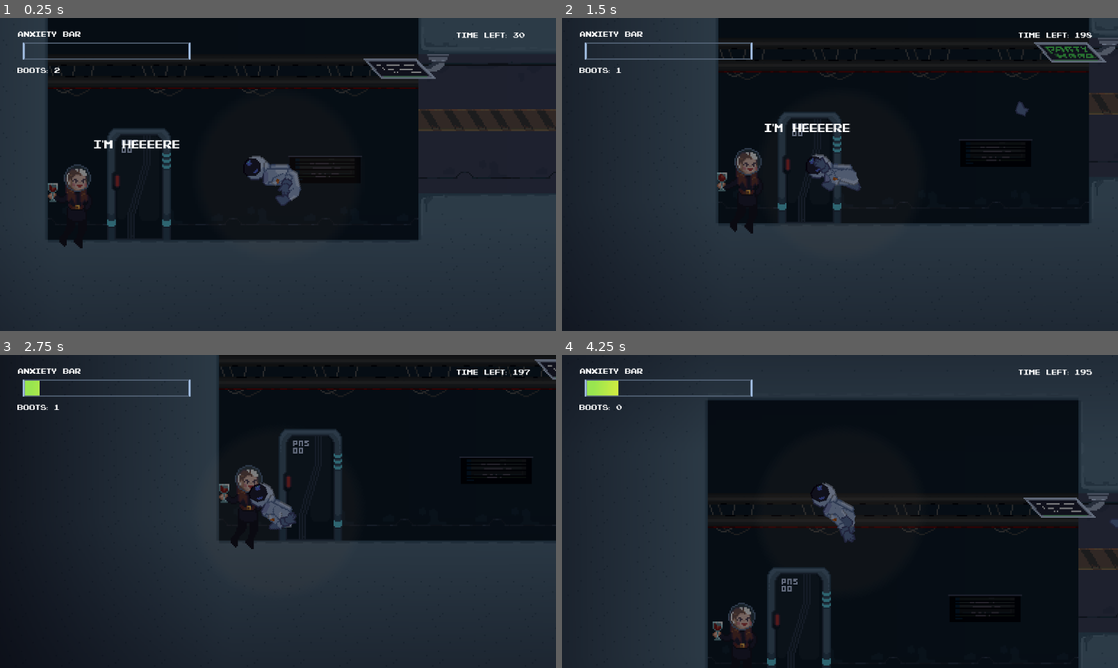
Above: before the commit, frames 1-4 (two rows, left to right).
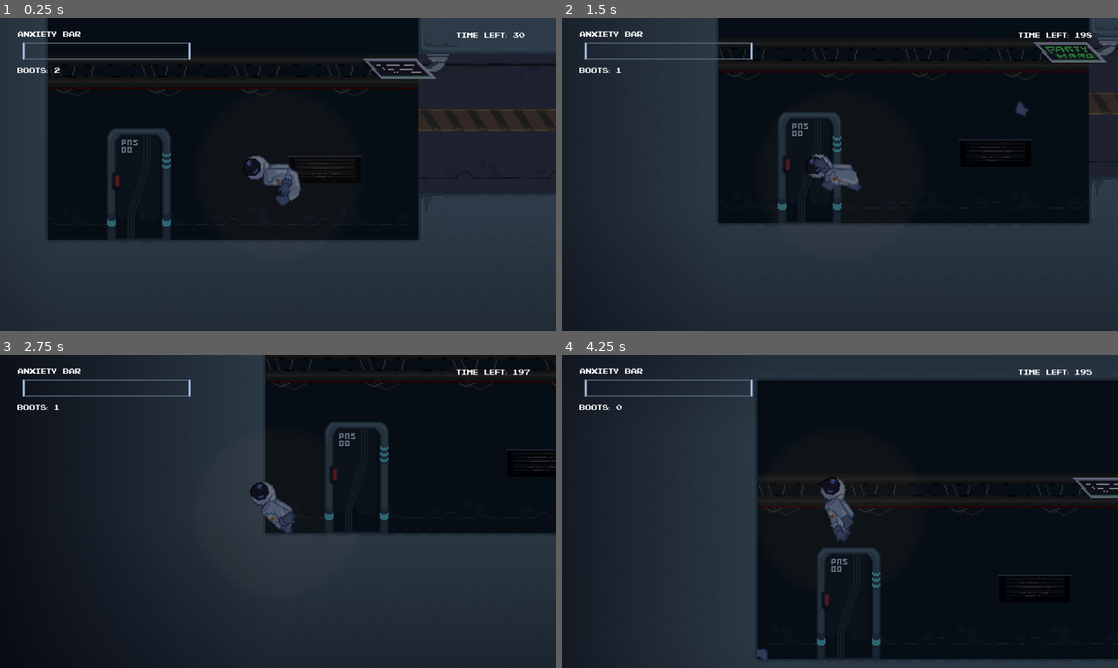
Above: after the commit, the same moments.

Repository: PiotrusWatson/last_party
Game: Godot game, scene res://worlds/piotrus_scene.tscn
Same seed, same stepped clock (60 frames per second), same inputs: the game is played once before the commit and once after it. This scene is started directly instead of the project's main scene.
Inputs (mouse positions are in pixels of both pictures, inside the frame that each line leads up to):
- Up to frame 1 (0.25 s): no input
- Up to frame 2 (1.5 s): move the mouse to (962, 158) at 0.52 s; right-click (962, 158) at 0.6 s; move the mouse to (728, 190) at 1.27 s; click (728, 190) at 1.35 s
- Up to frame 3 (2.75 s): move the mouse to (333, 442) at 2.02 s; tap E (Interact) at 2.1 s
- Up to frame 4 (4.25 s): move the mouse to (812, 574) at 2.77 s; right-click (812, 574) at 2.85 s; move the mouse to (1006, 558) at 3.52 s; press the mouse at (1006, 558) at 3.53 s

The runs differ from the first frame. In frame 1, 0.9% of the frame differs, in the area x 8-33%, y 38-74%; in frame 2, 0.9%; in frame 3, 8.6%; in frame 4, 22%, in the area x 4-100%, y 8-100%.
Error before the commit: Invalid access to property or key 'modulate' on a base object of type 'Nil'. (res://prefabs/partygoer/partygoer.gd:25)

Commit message:
it worksgit status

Diff:
--- a/prefabs/partygoer/partygoer.gd
+++ b/prefabs/partygoer/partygoer.gd
@@ -22,7 +22,7 @@
 var cone_rotation_offset
 var flipped = false
 
-var default_modulate = head.modulate
+var default_modulate
 
 func _ready() -> void:
 	mover.init(self)
@@ -31,6 +31,7 @@
 	neck.global_position = head_pivot.global_position
 	head_pivot.global_position = neck.global_position
 	head_rotation_amount = deg_to_rad(head_rotation_amount)
+	default_modulate = head.modulate
 
 func change_direction_helper(new_direction):
 	flip_sprite_on_direction(new_direction)
--- a/worlds/piotrus_scene.tscn
+++ b/worlds/piotrus_scene.tscn
@@ -498,6 +498,7 @@
 
 [node name="SpawnerManager" type="Node" parent="."]
 script = ExtResource("33_ilmj0")
+guests_to_spawn = Array[PackedScene]([ExtResource("5_m13ws"), ExtResource("18_m5ujp"), ExtResource("19_t7da5"), ExtResource("20_psvbb")])
 
 [node name="TimeToNextGuest" type="Timer" parent="SpawnerManager"]
 wait_time = 25.0
@@ -853,18 +854,6 @@
 texture = SubResource("GradientTexture2D_pmavj")
 
 [node name="Fellas" type="Node2D" parent="."]
-
-[node name="Partygoer2" parent="Fellas" instance=ExtResource("5_m13ws")]
-position = Vector2(511, -204)
-
-[node name="Partygoer" parent="Fellas" instance=ExtResource("18_m5ujp")]
-position = Vector2(783, -206)
-
-[node name="Partygoer3" parent="Fellas" instance=ExtResource("20_psvbb")]
-position = Vector2(821, 99)
-
-[node name="Partygoer4" parent="Fellas" instance=ExtResource("19_t7da5")]
-position = Vector2(1060, 88)
 
 [node name="PointsOfInterest" type="Node2D" parent="."]
 
@@ -947,20 +936,20 @@
 rotation = 3.11802
 texture = SubResource("GradientTexture2D_h83uk")
 
-[node name="Partygoer" parent="." instance=ExtResource("20_psvbb")]
-position = Vector2(52, 13)
-
 [node name="Spawners" type="Node2D" parent="."]
 position = Vector2(1, 0)
 
-[node name="PartygoerSpawner" parent="Spawners" instance=ExtResource("33_8nk7y")]
-
-[node name="PartygoerSpawnerStart" type="Marker2D" parent="Spawners" groups=["StartSpawner"]]
+[node name="PartygoerSpawner" parent="Spawners" node_paths=PackedStringArray("parent") instance=ExtResource("33_8nk7y")]
+parent = NodePath("../../Fellas")
+
+[node name="PartygoerSpawnerStart" type="Marker2D" parent="Spawners" node_paths=PackedStringArray("parent") groups=["StartSpawner"]]
 position = Vector2(513, -208)
 script = ExtResource("12_jrm7u")
-
-[node name="PartygoerSpawnerStart2" type="Marker2D" parent="Spawners" groups=["StartSpawner"]]
+parent = NodePath("../../Fellas")
+
+[node name="PartygoerSpawnerStart2" type="Marker2D" parent="Spawners" node_paths=PackedStringArray("parent") groups=["StartSpawner"]]
 position = Vector2(790, -208)
 script = ExtResource("12_jrm7u")
+parent = NodePath("../../Fellas")
 
 [connection signal="timeout" from="SpawnerManager/TimeToNextGuest" to="SpawnerManager" method="_on_time_to_next_guest_timeout"]
